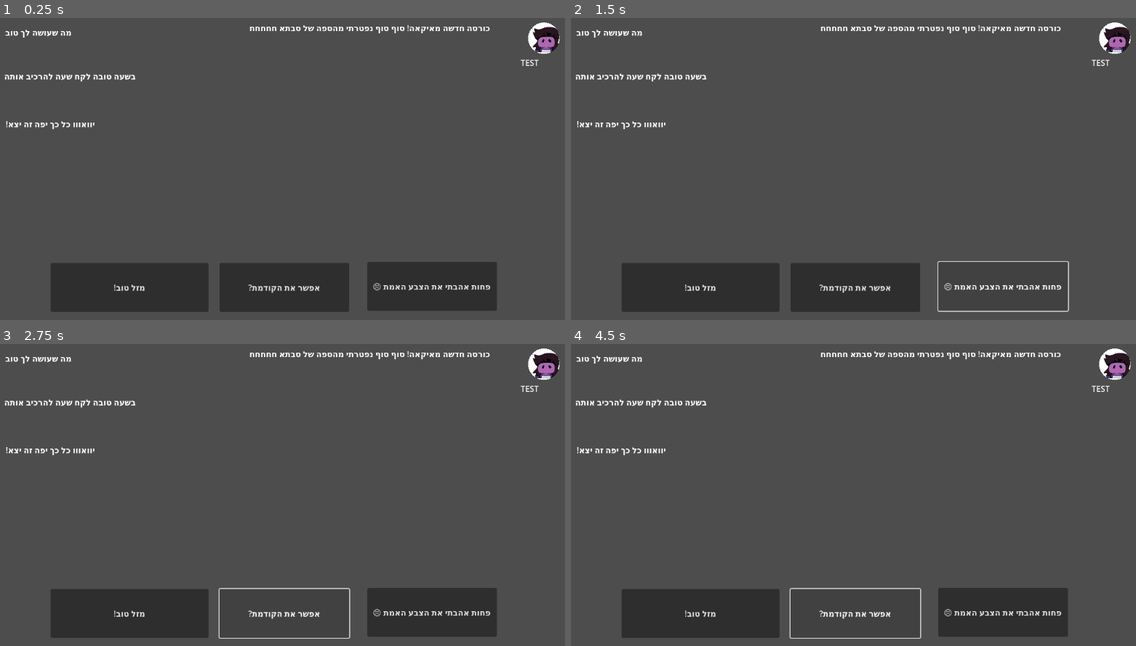
Above: before the commit, frames 1-4 (two rows, left to right).
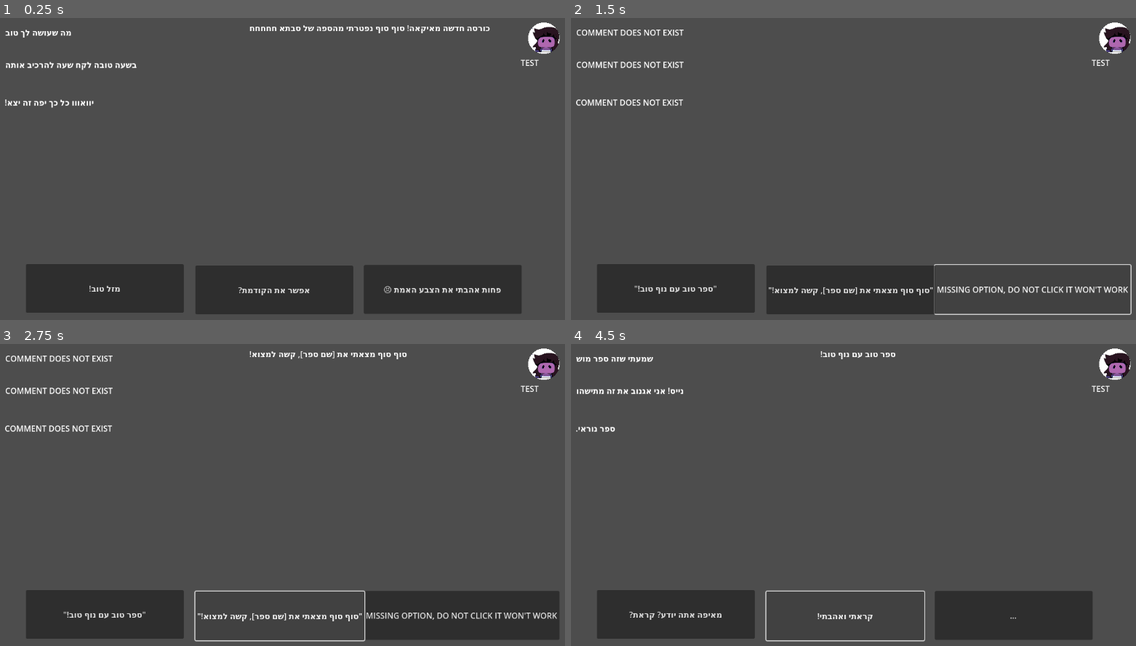
Above: after the commit, the same moments.

Repository: optimisticlucio/untitled-social-media-game
Game: Godot game, scene res://scenes/test_show_dialogue.tscn
Two runs of this game, one before a commit and one after it. Both use one fixed random seed, a clock stepped at 60 frames per second and the inputs below.
Inputs:
- Up to frame 1 (0.25 s): no input
- Up to frame 2 (1.5 s): click "מזל טוב!" at 0.5 s; click "פחות אהבתי את הצבע האמת 😣" (after the commit: "MISSING OPTION, DO NOT CLICK …") at 1.25 s
- Up to frame 3 (2.75 s): click "אפשר את הקודמת?" (after the commit: "'סוף סוף מצאתי את [שם ספר], ק…") at 2 s
- Up to frame 4 (4.5 s): click "מזל טוב!" (after the commit: "'ספר טוב עם נוף טוב!'") at 2.75 s; click "פחות אהבתי את הצבע האמת 😣" (after the commit: "…") at 3.5 s; click "אפשר את הקודמת?" (after the commit: "קראתי ואהבתי!") at 4.25 s

The runs differ from the first frame. In frame 1, 4.5% of the frame differs, in the area x 0-93%, y 14-99%; in frame 2, 5.2%; in frame 3, 6.3%, in the area x 0-99%, y 2-99%; in frame 4, 4.7%.
Error after the commit: Invalid access to property or key 'text' on a base object of type 'Nil'. (res://scripts/test_show_dialogue.gd:45)

Commit message:
MVP working

Diff:
--- /dev/null
+++ b/untitled-social-media-game/resources/posts/book_good_view.tres
@@ -0,0 +1,43 @@
+[gd_resource type="Resource" script_class="Post" load_steps=10 format=3 uid="uid://c2swrcpwc8otf"]
+
+[ext_resource type="Script" uid="uid://cb3517j678pr5" path="res://scripts/dialogue/comment.gd" id="1_hsy4y"]
+[ext_resource type="Script" uid="uid://dt2yiymblukj8" path="res://scripts/dialogue/dialogue_path.gd" id="2_avsto"]
+[ext_resource type="Script" uid="uid://bf22ll2o4qmne" path="res://scripts/dialogue/post.gd" id="3_w77fc"]
+
+[sub_resource type="Resource" id="Resource_hsy4y"]
+script = ExtResource("1_hsy4y")
+text = "שמעתי שזה ספר מוש"
+metadata/_custom_type_script = "uid://cb3517j678pr5"
+
+[sub_resource type="Resource" id="Resource_avsto"]
+script = ExtResource("1_hsy4y")
+text = "נייס! אני אגנוב את זה מתישהו"
+metadata/_custom_type_script = "uid://cb3517j678pr5"
+
+[sub_resource type="Resource" id="Resource_w77fc"]
+script = ExtResource("1_hsy4y")
+text = "ספר נוראי."
+metadata/_custom_type_script = "uid://cb3517j678pr5"
+
+[sub_resource type="Resource" id="Resource_lqnnk"]
+script = ExtResource("2_avsto")
+text = "מאיפה אתה יודע? קראת?"
+metadata/_custom_type_script = "uid://dt2yiymblukj8"
+
+[sub_resource type="Resource" id="Resource_oxpbc"]
+script = ExtResource("2_avsto")
+text = "קראתי ואהבתי!"
+metadata/_custom_type_script = "uid://dt2yiymblukj8"
+
+[sub_resource type="Resource" id="Resource_lyvnp"]
+script = ExtResource("2_avsto")
+text = "…"
+metadata/_custom_type_script = "uid://dt2yiymblukj8"
+
+[resource]
+script = ExtResource("3_w77fc")
+text = "ספר טוב עם נוף טוב!"
+amount_of_likes = 0
+comments = Array[ExtResource("1_hsy4y")]([SubResource("Resource_hsy4y"), SubResource("Resource_avsto"), SubResource("Resource_w77fc")])
+dialogue_options = Array[ExtResource("2_avsto")]([SubResource("Resource_lqnnk"), SubResource("Resource_oxpbc"), SubResource("Resource_lyvnp")])
+metadata/_custom_type_script = "uid://bf22ll2o4qmne"
--- /dev/null
+++ b/untitled-social-media-game/resources/posts/book_hard_to_find.tres
@@ -0,0 +1,13 @@
+[gd_resource type="Resource" script_class="Post" load_steps=4 format=3 uid="uid://bthsfmqmqmj3u"]
+
+[ext_resource type="Script" uid="uid://cb3517j678pr5" path="res://scripts/dialogue/comment.gd" id="1_3svmh"]
+[ext_resource type="Script" uid="uid://dt2yiymblukj8" path="res://scripts/dialogue/dialogue_path.gd" id="2_sfmgb"]
+[ext_resource type="Script" uid="uid://bf22ll2o4qmne" path="res://scripts/dialogue/post.gd" id="3_vvb0y"]
+
+[resource]
+script = ExtResource("3_vvb0y")
+text = "סוף סוף מצאתי את [שם ספר], קשה למצוא!"
+amount_of_likes = 0
+comments = Array[ExtResource("1_3svmh")]([null, null, null])
+dialogue_options = Array[ExtResource("2_sfmgb")]([])
+metadata/_custom_type_script = "uid://bf22ll2o4qmne"
--- a/untitled-social-media-game/resources/posts/grandmas_couch.tres
+++ b/untitled-social-media-game/resources/posts/grandmas_couch.tres
@@ -1,7 +1,8 @@
-[gd_resource type="Resource" script_class="Post" load_steps=11 format=3 uid="uid://dk1vq0dlhgfn"]
+[gd_resource type="Resource" script_class="Post" load_steps=12 format=3 uid="uid://dk1vq0dlhgfn"]
 
 [ext_resource type="Script" uid="uid://cb3517j678pr5" path="res://scripts/dialogue/comment.gd" id="1_va8sk"]
 [ext_resource type="Script" uid="uid://dt2yiymblukj8" path="res://scripts/dialogue/dialogue_path.gd" id="2_6ebrl"]
+[ext_resource type="Resource" uid="uid://by3yc6d24vytc" path="res://resources/posts/selection_window_book.tres" id="3_6ebrl"]
 [ext_resource type="Resource" uid="uid://ixbdnweivkhx" path="res://resources/test_user.tres" id="3_robjk"]
 [ext_resource type="Script" uid="uid://bf22ll2o4qmne" path="res://scripts/dialogue/post.gd" id="4_abjkc"]
 
@@ -23,16 +24,19 @@
 [sub_resource type="Resource" id="Resource_6ebrl"]
 script = ExtResource("2_6ebrl")
 text = "מזל טוב!"
+leads_to = ExtResource("3_6ebrl")
 metadata/_custom_type_script = "uid://dt2yiymblukj8"
 
 [sub_resource type="Resource" id="Resource_robjk"]
 script = ExtResource("2_6ebrl")
 text = "אפשר את הקודמת?"
+leads_to = ExtResource("3_6ebrl")
 metadata/_custom_type_script = "uid://dt2yiymblukj8"
 
 [sub_resource type="Resource" id="Resource_abjkc"]
 script = ExtResource("2_6ebrl")
 text = "פחות אהבתי את הצבע האמת 😣"
+leads_to = ExtResource("3_6ebrl")
 metadata/_custom_type_script = "uid://dt2yiymblukj8"
 
 [resource]
--- /dev/null
+++ b/untitled-social-media-game/resources/posts/selection_window_book.tres
@@ -0,0 +1,27 @@
+[gd_resource type="Resource" script_class="Post" load_steps=8 format=3 uid="uid://by3yc6d24vytc"]
+
+[ext_resource type="Script" uid="uid://cb3517j678pr5" path="res://scripts/dialogue/comment.gd" id="1_3i2ht"]
+[ext_resource type="Script" uid="uid://dt2yiymblukj8" path="res://scripts/dialogue/dialogue_path.gd" id="2_adpq5"]
+[ext_resource type="Script" uid="uid://bf22ll2o4qmne" path="res://scripts/dialogue/post.gd" id="3_4syyr"]
+[ext_resource type="Resource" uid="uid://c2swrcpwc8otf" path="res://resources/posts/book_good_view.tres" id="3_mew1y"]
+[ext_resource type="Resource" uid="uid://bthsfmqmqmj3u" path="res://resources/posts/book_hard_to_find.tres" id="4_qq4wi"]
+
+[sub_resource type="Resource" id="Resource_3i2ht"]
+script = ExtResource("2_adpq5")
+text = "\"ספר טוב עם נוף טוב!\""
+leads_to = ExtResource("3_mew1y")
+metadata/_custom_type_script = "uid://dt2yiymblukj8"
+
+[sub_resource type="Resource" id="Resource_adpq5"]
+script = ExtResource("2_adpq5")
+text = "\"סוף סוף מצאתי את [שם ספר], קשה למצוא!\""
+leads_to = ExtResource("4_qq4wi")
+metadata/_custom_type_script = "uid://dt2yiymblukj8"
+
+[resource]
+script = ExtResource("3_4syyr")
+text = ""
+amount_of_likes = 0
+comments = Array[ExtResource("1_3i2ht")]([])
+dialogue_options = Array[ExtResource("2_adpq5")]([SubResource("Resource_3i2ht"), SubResource("Resource_adpq5")])
+metadata/_custom_type_script = "uid://bf22ll2o4qmne"
--- /dev/null
+++ b/untitled-social-media-game/scenes/test_comment.tscn
@@ -0,0 +1,9 @@
+[gd_scene format=3 uid="uid://dop1w0ppp7jpt"]
+
+[node name="Comment" type="Node2D"]
+
+[node name="Text" type="RichTextLabel" parent="."]
+offset_left = 1.0
+offset_right = 394.0
+offset_bottom = 65.0
+text = "Ski-bi dibby dib yo da dub dub Yo da dub dub Ski-bi dibby dib yo da dub dub Yo da dub dub"
--- /dev/null
+++ b/untitled-social-media-game/scenes/test_option.tscn
@@ -0,0 +1,6 @@
+[gd_scene format=3 uid="uid://crux41ld1b4am"]
+
+[node name="Option1" type="Button"]
+offset_right = 313.0
+offset_bottom = 97.0
+text = "Option 1 Not Set"
--- a/untitled-social-media-game/scenes/test_show_dialogue.tscn
+++ b/untitled-social-media-game/scenes/test_show_dialogue.tscn
@@ -1,9 +1,11 @@
-[gd_scene load_steps=7 format=3 uid="uid://blxketcaxxrdi"]
+[gd_scene load_steps=9 format=3 uid="uid://blxketcaxxrdi"]
 
 [ext_resource type="Script" uid="uid://bd8k1dyo61fn8" path="res://scripts/test_show_dialogue.gd" id="1_wnj11"]
 [ext_resource type="Texture2D" uid="uid://0o4003fqeepu" path="res://assets/img/test_susie.png" id="2_u0tim"]
 [ext_resource type="Resource" uid="uid://dk1vq0dlhgfn" path="res://resources/posts/grandmas_couch.tres" id="2_yugw6"]
 [ext_resource type="Texture2D" uid="uid://sf6t1pypm525" path="res://assets/img/test_img_coffee.png" id="3_cttba"]
+[ext_resource type="PackedScene" uid="uid://dop1w0ppp7jpt" path="res://scenes/test_comment.tscn" id="5_2bquf"]
+[ext_resource type="PackedScene" uid="uid://crux41ld1b4am" path="res://scenes/test_option.tscn" id="6_73jmb"]
 
 [sub_resource type="Gradient" id="Gradient_cttba"]
 offsets = PackedFloat32Array(0.7, 0.7)
@@ -51,50 +53,29 @@
 expand_mode = 1
 stretch_mode = 6
 
-[node name="Comment3" type="Node2D" parent="."]
-position = Vector2(32, 215)
+[node name="Comment3" parent="." instance=ExtResource("5_2bquf")]
+position = Vector2(30, 172)
 
-[node name="Text" type="RichTextLabel" parent="Comment3"]
-offset_left = 1.0
-offset_right = 394.0
-offset_bottom = 65.0
-text = "Ski-bi dibby dib yo da dub dub Yo da dub dub Ski-bi dibby dib yo da dub dub Yo da dub dub"
+[node name="Comment2" parent="." instance=ExtResource("5_2bquf")]
+position = Vector2(31, 97)
 
-[node name="Comment2" type="Node2D" parent="."]
-position = Vector2(29, 120)
-
-[node name="Text" type="RichTextLabel" parent="Comment2"]
-offset_left = 1.0
-offset_right = 394.0
-offset_bottom = 65.0
-text = "Ski-bi dibby dib yo da dub dub Yo da dub dub Ski-bi dibby dib yo da dub dub Yo da dub dub"
-
-[node name="Comment" type="Node2D" parent="."]
+[node name="Comment" parent="." instance=ExtResource("5_2bquf")]
 position = Vector2(31, 33)
 
-[node name="Text" type="RichTextLabel" parent="Comment"]
-offset_left = 1.0
-offset_right = 394.0
-offset_bottom = 65.0
-text = "Ski-bi dibby dib yo da dub dub Yo da dub dub Ski-bi dibby dib yo da dub dub Yo da dub dub"
+[node name="Option3" parent="." instance=ExtResource("6_73jmb")]
+offset_left = 743.0
+offset_top = 507.0
+offset_right = 1056.0
+offset_bottom = 604.0
 
-[node name="Option1" type="Button" parent="."]
-offset_left = 122.0
-offset_top = 503.0
-offset_right = 435.0
-offset_bottom = 600.0
-text = "Option 1 Not Set"
+[node name="Option2" parent="." instance=ExtResource("6_73jmb")]
+offset_left = 409.0
+offset_top = 508.0
+offset_right = 722.0
+offset_bottom = 605.0
 
-[node name="Option2" type="Button" parent="."]
-offset_left = 457.0
-offset_top = 503.0
-offset_right = 714.0
-offset_bottom = 600.0
-text = "Option 2 Not Set"
-
-[node name="Option3" type="Button" parent="."]
-offset_left = 750.0
-offset_top = 501.0
-offset_right = 1007.0
-offset_bottom = 598.0
-text = "Option 3 Not Set"
+[node name="Option1" parent="." instance=ExtResource("6_73jmb")]
+offset_left = 73.0
+offset_top = 505.0
+offset_right = 386.0
+offset_bottom = 602.0
--- a/untitled-social-media-game/scripts/test_show_dialogue.gd
+++ b/untitled-social-media-game/scripts/test_show_dialogue.gd
@@ -13,10 +13,9 @@
 	if (initialPost == null):
 		push_error("INITIAL POST NOT SET")
 
-	currentPost = initialPost;
 	get_nodes();
-	set_post_data();
 
+	change_active_post(initialPost);
 
 func get_nodes() -> void:
 	user_username = get_node("UserUsername")
@@ -34,8 +33,12 @@
 	post_text.text = currentPost.text;
 	post_image.texture = currentPost.img;
 
-	user_username.text = currentPost.posting_user.username;
-	user_profilepic.texture = currentPost.posting_user.profile_picture;
+	if currentPost.posting_user:
+		user_username.text = currentPost.posting_user.username;
+		user_profilepic.texture = currentPost.posting_user.profile_picture;
+	else:
+		user_username.text = preload("res://resources/test_user.tres").username;
+		user_profilepic.texture = preload("res://resources/test_user.tres").profile_picture;
 
 	for comment_index in range(comments.size()):
 		if (currentPost.comments.size() > comment_index):
@@ -44,7 +47,15 @@
 			comments[comment_index].text = "COMMENT DOES NOT EXIST"
 
 	for option_index in range(options.size()):
+		for connection in options[option_index].pressed.get_connections():
+			options[option_index].pressed.disconnect(connection.callable)
+
 		if (currentPost.dialogue_options.size() > option_index):
 			options[option_index].text = currentPost.dialogue_options[option_index].text
+			options[option_index].pressed.connect(change_active_post.bind(currentPost.dialogue_options[option_index].leads_to))
 		else:
 			options[option_index].text = "MISSING OPTION, DO NOT CLICK IT WON'T WORK"
+
+func change_active_post(next_post: Post):
+	currentPost = next_post;
+	set_post_data();
